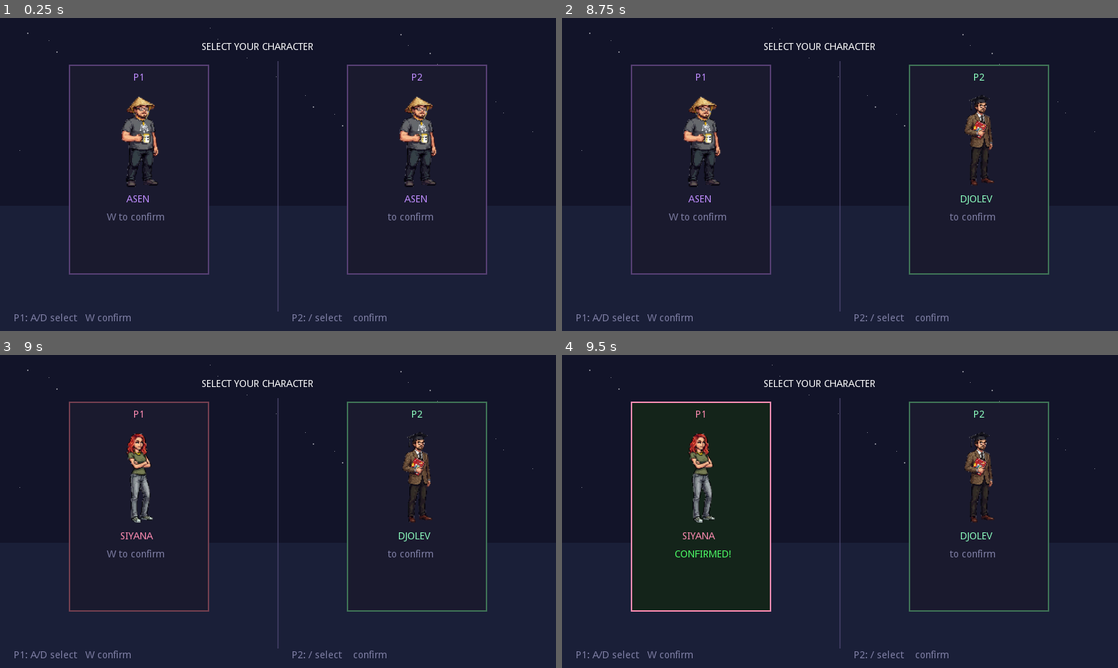
Above: before the commit, frames 1-4 (two rows, left to right).
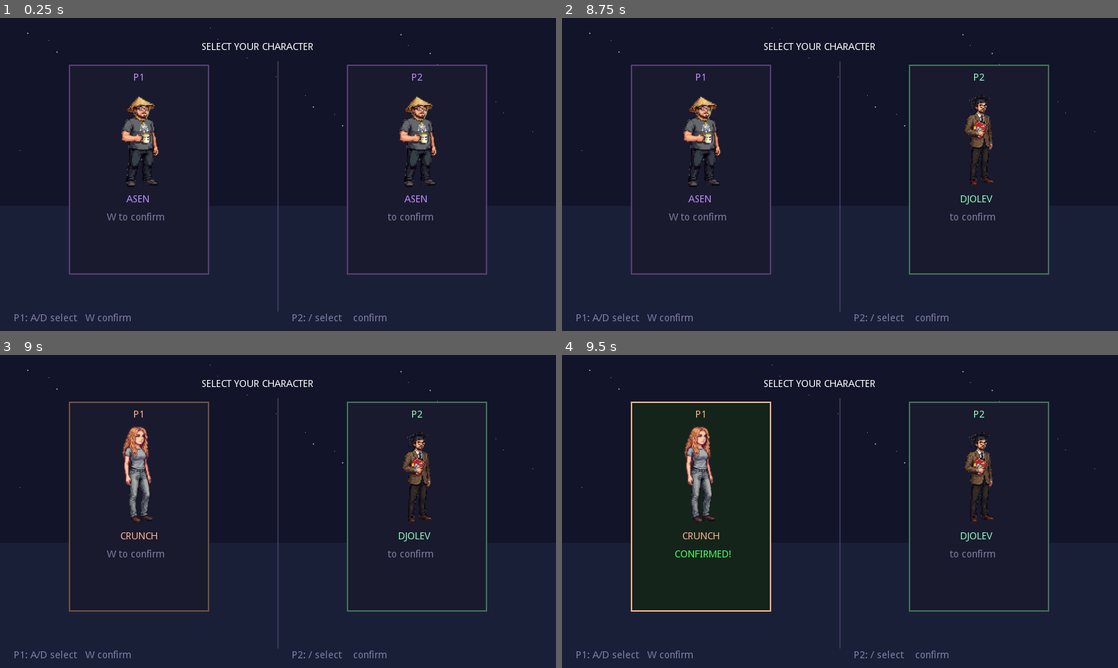
Above: after the commit, the same moments.

Repository: asenmitrev/cucugo
Game: Godot game, scene res://scenes/CharSelect.tscn
Same seed, same stepped clock (60 frames per second), same inputs: the game is played once before the commit and once after it.
Inputs:
- Up to frame 1 (0.25 s): no input
- Up to frame 2 (8.75 s): tap Enter at 0.5, 2.85, 3.6 s; hold D (p1_right) 0.53-1.28 s; hold W (p1_jump) 0.53-1.28 s; tap Escape (start) at 1.25, 2, 2.75, 3.5, 4.25, 6.4 s; hold Down 1.28-2.03 s; tap Left (p2_left) at 1.35, 7.35 s; tap W (p1_jump) at 1.52, 1.55, 1.82, 2.3, 3.02, 3.05, 3.32, 4.52, 4.55, 4.82, 6.02, 6.05, 6.32, 7.52, 7.55, 7.82, 8.3 s; hold Right (p2_right) 2.03-2.78 s; hold D (p1_right) 2.03-3.53 s; hold W (p1_jump) 3.53-4.28 s; hold A (p1_left) 3.53-5.03 s; tap F (p1_skill2) at 4.15 s; tap Keypad Enter at 4.35 s; tap V (p1_skill3) at 4.9 s; hold Down 5.03-5.78 s; hold W (p1_jump) 5.03-5.78 s; tap Space at 5.1, 5.85 s; tap V (p1_skill1) at 5.65 s; hold D (p1_right) 5.78-8.03 s; hold W (p1_jump) 6.53-7.28 s; hold Down from 8.03 s (still down); hold Right (p2_right) from 8.03 s (still down)
- Up to frame 3 (9 s): release Down at 8.78 s; release Right (p2_right) at 8.78 s; hold A (p1_left) from 8.78 s (still down); tap R at 8.85 s
- Up to frame 4 (9.5 s): keep holding A (p1_left); tap W (p1_jump) at 9.02, 9.05, 9.32 s

Frames 1-2 are identical in both runs. In frame 3, 1.0% of the frame differs, in the area x 21-29%, y 17-59%; in frame 4, 1.6%, in the area x 12-38%, y 14-82%.

Commit message:
feat: add Crunch character and falling death animation for all characters
- Add Crunch (Crunch the Wolf) with idle/walk/punch/kick/falling sprites
- Add Crunch CharacterDef with Cupcake Toss and Pigeon Throw skills
- Add falling animation sprite sheets for Asen, Djolev, and Siyana
- Play falling animation on death instead of idle; reset anim frame/t
- Use per-character anim_dead for death animation frame duration
- Fix restart to call _restart_round() instead of change_scene
- Fix left-facing hitbox calculation to use SW constant
- Update CharSelect.gd to include Crunch in preload, texture, and defs
- Update new-character skill doc to reflect CharSelect registration steps

Diff:
--- /dev/null
+++ b/resources/crunch.tres
@@ -0,0 +1,32 @@
+[gd_resource type="Resource" load_steps=5 format=2]
+
+[ext_resource path="res://scripts/CharacterDef.gd" type="Script" id=1]
+[ext_resource path="res://resources/skills/crunch_pigeon_throw.tres" type="Resource" id=2]
+[ext_resource path="res://resources/skills/crunch_cupcake_toss.tres" type="Resource" id=3]
+
+[resource]
+script = ExtResource( 1 )
+display_name = "CRUNCH"
+char_name = "crunch"
+label_color = Color( 1, 0.7, 0.55, 1 )
+start_pos = Vector2( 0, 0 )
+facing_right = true
+action_left = "p1_left"
+action_right = "p1_right"
+action_jump = "p1_jump"
+speed = 200.0
+jump_vel = -520.0
+body_w = 40.0
+body_h = 82.0
+body_offset_x = 20.0
+body_offset_y = 4.0
+anim_idle = 0.18
+anim_walk = 0.1
+anim_jump = 0.14
+anim_dead = 0.2
+action_skill1 = "p1_skill1"
+action_skill2 = "p1_skill2"
+action_skill3 = "p1_skill3"
+skill1 = ExtResource( 2 )
+skill2 = ExtResource( 3 )
+skill3 = null
--- /dev/null
+++ b/resources/skills/crunch_cupcake_toss.tres
@@ -0,0 +1,22 @@
+[gd_resource type="Resource" load_steps=2 format=2]
+
+[ext_resource path="res://scripts/SkillDef.gd" type="Script" id=1]
+
+[resource]
+script = ExtResource( 1 )
+display_name = "Cupcake Toss"
+cast_time = 0.2
+cooldown = 1.2
+anim_cast = 0.08
+cast_anim = "punch"
+effect_width = 30.0
+effect_height = 30.0
+effect_offset_x = 50.0
+effect_offset_y = 20.0
+effect_duration = 2.5
+effect_color = Color( 1, 0.75, 0.8, 1 )
+effect_sprite_path = "res://assets/crunch/cupcake.png"
+effect_dx = 380.0
+effect_dy = -200.0
+effect_rotation_speed = 180.0
+effect_gravity = 600.0
--- /dev/null
+++ b/resources/skills/crunch_pigeon_throw.tres
@@ -0,0 +1,22 @@
+[gd_resource type="Resource" load_steps=2 format=2]
+
+[ext_resource path="res://scripts/SkillDef.gd" type="Script" id=1]
+
+[resource]
+script = ExtResource( 1 )
+display_name = "Pigeon Throw"
+cast_time = 0.25
+cooldown = 1.5
+anim_cast = 0.1
+cast_anim = "kick"
+effect_width = 50.0
+effect_height = 50.0
+effect_offset_x = 55.0
+effect_offset_y = 15.0
+effect_duration = 3.0
+effect_color = Color( 0.8, 0.85, 0.95, 1 )
+effect_sprite_path = "res://assets/crunch/pigeon.png"
+effect_dx = 450.0
+effect_dy = -450.0
+effect_rotation_speed = 0.0
+effect_gravity = 0.0
--- a/scripts/CharSelect.gd
+++ b/scripts/CharSelect.gd
@@ -6,11 +6,13 @@
 var ASEN_DEF   = preload("res://resources/asen.tres")
 var DJOLEV_DEF = preload("res://resources/djolev.tres")
 var SIYANA_DEF = preload("res://resources/siyana.tres")
+var CRUNCH_DEF = preload("res://resources/crunch.tres")
 
 const _IDLE_TEX := {
 	"asen":   preload("res://assets/asen/asen-idle.png"),
 	"djolev": preload("res://assets/djolev/djolev-idle.png"),
 	"siyana": preload("res://assets/siyana/siyana-idle.png"),
+	"crunch": preload("res://assets/crunch/crunch-idle.png"),
 }
 
 var _all_defs: Array = []
@@ -22,7 +24,7 @@
 func _ready() -> void:
 	OS.window_fullscreen = true
 	MenuManager.locked = false
-	_all_defs = [ASEN_DEF, DJOLEV_DEF, SIYANA_DEF]
+	_all_defs = [ASEN_DEF, DJOLEV_DEF, SIYANA_DEF, CRUNCH_DEF]
 	var tmp := Label.new()
 	add_child(tmp)
 	_font = tmp.get_font("font")
--- a/scripts/Main.gd
+++ b/scripts/Main.gd
@@ -20,27 +20,39 @@
 var ASEN_DEF   = preload("res://resources/asen.tres")
 var DJOLEV_DEF = preload("res://resources/djolev.tres")
 var SIYANA_DEF = preload("res://resources/siyana.tres")
+var CRUNCH_DEF = preload("res://resources/crunch.tres")
 
 # Preload all sprite textures at parse time so _init_player does zero disk I/O.
 const _TEX := {
     "asen": {
-        "idle":  preload("res://assets/asen/asen-idle.png"),
-        "walk":  preload("res://assets/asen/asen-walk.png"),
-        "jump":  preload("res://assets/asen/asen-jump.png"),
-        "punch": preload("res://assets/asen/asen-punch.png"),
+        "idle":    preload("res://assets/asen/asen-idle.png"),
+        "walk":    preload("res://assets/asen/asen-walk.png"),
+        "jump":    preload("res://assets/asen/asen-jump.png"),
+        "punch":   preload("res://assets/asen/asen-punch.png"),
+        "falling": preload("res://assets/asen/asen-falling.png"),
     },
     "djolev": {
-        "idle":  preload("res://assets/djolev/djolev-idle.png"),
-        "walk":  preload("res://assets/djolev/djolev-walk.png"),
-        "jump":  preload("res://assets/djolev/djolev-jump.png"),
-        "punch": preload("res://assets/djolev/djolev-punch.png"),
+        "idle":    preload("res://assets/djolev/djolev-idle.png"),
+        "walk":    preload("res://assets/djolev/djolev-walk.png"),
+        "jump":    preload("res://assets/djolev/djolev-jump.png"),
+        "punch":   preload("res://assets/djolev/djolev-punch.png"),
+        "falling": preload("res://assets/djolev/djolev-falling.png"),
     },
     "siyana": {
-        "idle":  preload("res://assets/siyana/siyana-idle.png"),
-        "walk":  preload("res://assets/siyana/siyana-walk.png"),
-        "jump":  preload("res://assets/siyana/siyana-jump.png"),
-        "punch": preload("res://assets/siyana/siyana-punch.png"),
-        "kick":  preload("res://assets/siyana/siyana-finger.png"),
+        "idle":    preload("res://assets/siyana/siyana-idle.png"),
+        "walk":    preload("res://assets/siyana/siyana-walk.png"),
+        "jump":    preload("res://assets/siyana/siyana-jump.png"),
+        "punch":   preload("res://assets/siyana/siyana-punch.png"),
+        "kick":    preload("res://assets/siyana/siyana-finger.png"),
+        "falling": preload("res://assets/siyana/siyana-falling.png"),
+    },
+    "crunch": {
+        "idle":    preload("res://assets/crunch/crunch-idle.png"),
+        "walk":    preload("res://assets/crunch/crunch-walk.png"),
+        "jump":    preload("res://assets/crunch/crunch-punch.png"),
+        "punch":   preload("res://assets/crunch/crunch-punch.png"),
+        "kick":    preload("res://assets/crunch/crunch-kick.png"),
+        "falling": preload("res://assets/crunch/crunch-falling.png"),
     },
 }
 
@@ -150,7 +162,7 @@
 		restart_t += dt
 		_lbl_restart.text = "Restarting in %d..." % int(ceil(RESTART_DELAY - restart_t))
 		if restart_t >= RESTART_DELAY:
-			get_tree().change_scene("res://scenes/CharSelect.tscn")
+			_restart_round()
 		update()
 		return
 
@@ -174,7 +186,7 @@
 		var spr: Sprite = p["spr"]
 		var key: String
 		if p["dead"]:
-			key = "idle"
+			key = "falling"
 		elif p["casting_skill"] >= 0:
 			var _sk_defs: Array = [p["def"].skill1, p["def"].skill2, p["def"].skill3]
 			var _sk: Resource = _sk_defs[p["casting_skill"]]
@@ -192,13 +204,18 @@
 			p["anim_frame"] = 0
 		p["anim_t"] += dt
 		var frame_dur: float = _anim_spd(p["def"], cur_state)
+		if p["dead"]:
+			frame_dur = p["def"].anim_dead
 		if p["casting_skill"] >= 0:
 			var csk: Resource = ([p["def"].skill1, p["def"].skill2, p["def"].skill3] as Array)[p["casting_skill"]]
 			if csk != null:
 				frame_dur = csk.anim_cast
 		if p["anim_t"] >= frame_dur:
 			p["anim_t"] -= frame_dur
-			p["anim_frame"] = (int(p["anim_frame"]) + 1) % 4
+			if p["dead"]:
+				p["anim_frame"] = min(int(p["anim_frame"]) + 1, 3)
+			else:
+				p["anim_frame"] = (int(p["anim_frame"]) + 1) % 4
 		spr.frame = int(p["anim_frame"])
 
 		if p["dead"]:
@@ -255,6 +272,8 @@
 				ae["hit"] = true
 				o["dead"] = true
 				o["death_t"] = 0.0
+				o["anim_frame"] = 0
+				o["anim_t"] = 0.0
 				var dir: float = 1.0 if p["right"] else -1.0
 				o["vel"] = Vector2(dir * 380.0, -440.0)
 				var hit_pos: Vector2 = eff_rect.position + eff_rect.size * 0.5
@@ -313,6 +332,8 @@
 	if p["pos"].y > H + 100.0:
 		p["dead"] = true
 		p["death_t"] = 0.0
+		p["anim_frame"] = 0
+		p["anim_t"] = 0.0
 
 
 func _activate_skill(p: Dictionary, skill_idx: int, sk: Resource) -> void:
@@ -322,7 +343,7 @@
 	if p["right"]:
 		hx = pos.x + sk.effect_offset_x
 	else:
-		hx = pos.x + def.body_offset_x + def.body_w - sk.effect_offset_x - sk.effect_width
+		hx = pos.x + SW - sk.effect_offset_x - sk.effect_width
 	var hy: float = pos.y + sk.effect_offset_y
 	var ae_tex: Texture = null
 	if sk.effect_sprite_path != "":
@@ -392,6 +413,27 @@
 	_lbl_restart.visible = true
 
 
+func _restart_round() -> void:
+	# Remove old sprites
+	for i in [0, 1]:
+		if pl[i].has("spr"):
+			var spr: Sprite = pl[i]["spr"]
+			if spr != null and spr.is_inside_tree():
+				spr.queue_free()
+	# Reset state
+	game_over = false
+	restart_t = 0.0
+	impacts = []
+	MenuManager.locked = false
+	_lbl_winner.visible = false
+	_lbl_restart.visible = false
+	# Re-init players with their current defs
+	var _p1_def: CharacterDef = pl[0]["def"] if pl[0].has("def") and pl[0]["def"] != null else ASEN_DEF
+	var _p2_def: CharacterDef = pl[1]["def"] if pl[1].has("def") and pl[1]["def"] != null else DJOLEV_DEF
+	_init_player(0, _p1_def)
+	_init_player(1, _p2_def)
+
+
 func _draw() -> void:
 	draw_rect(Rect2(0, 0, W, H), Color(0.07, 0.08, 0.16))
 	draw_rect(Rect2(0, H * 0.6, W, H * 0.4), Color(0.10, 0.12, 0.22))
Binary file added: assets/asen/asen-falling.png
Not shown, added: assets/asen/asen-falling.png.import
Binary file added: assets/crunch/crunch-falling.png
Not shown, added: assets/crunch/crunch-falling.png.import
Binary file added: assets/crunch/crunch-idle.png
Not shown, added: assets/crunch/crunch-idle.png.import
Binary file added: assets/crunch/crunch-kick.png
Not shown, added: assets/crunch/crunch-kick.png.import
Binary file added: assets/crunch/crunch-punch.png
Not shown, added: assets/crunch/crunch-punch.png.import
Binary file added: assets/crunch/crunch-walk.png
Not shown, added: assets/crunch/crunch-walk.png.import
(and 9 more such lines)
